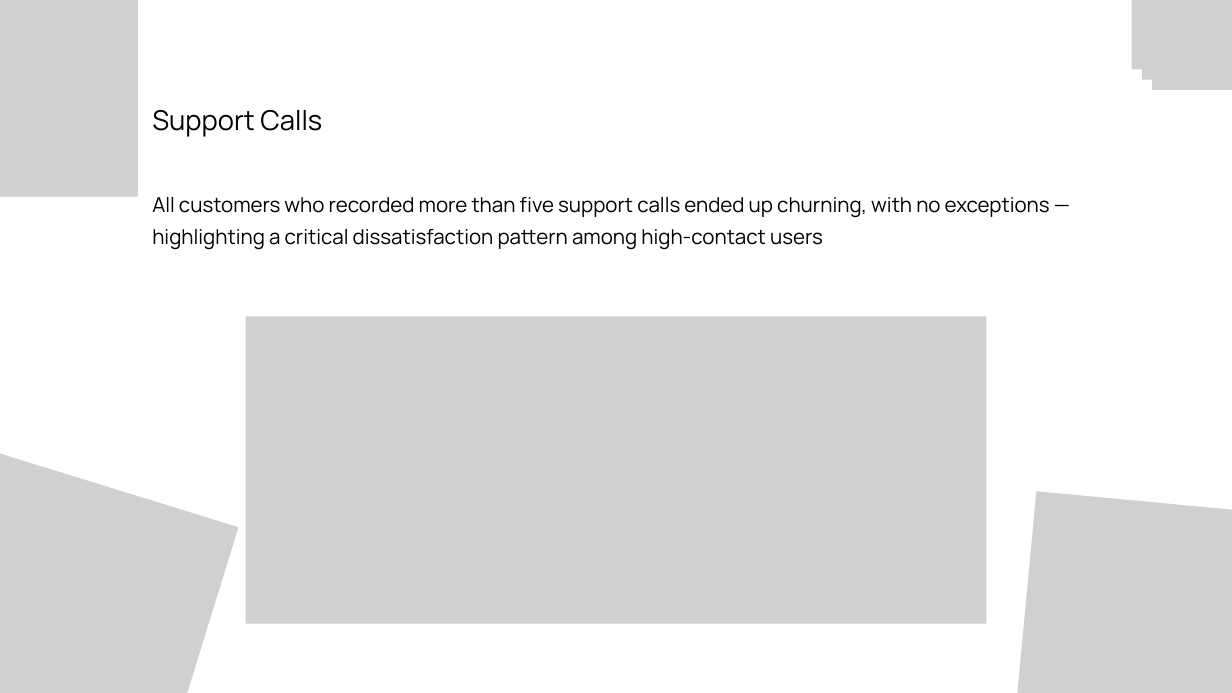
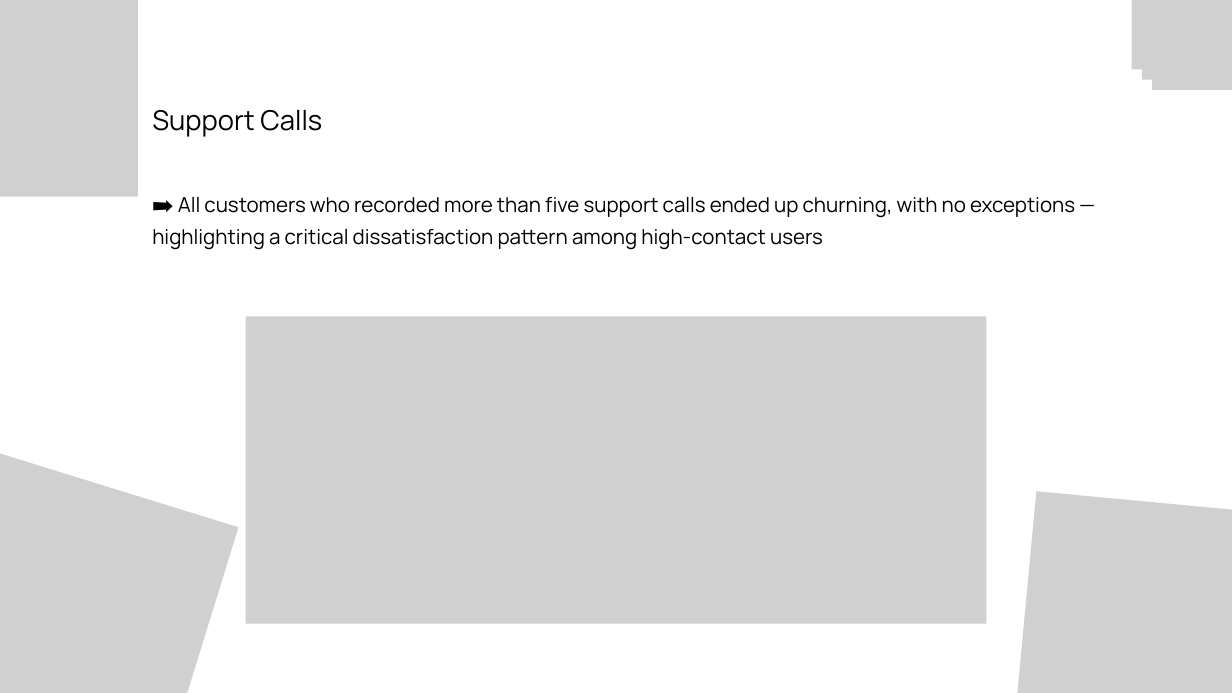
Before and after one commit to EngiEid/Customer_Churn_Dataset_Analysis, a slide deck: slide 11 of StayZen Customer Churn Presentation.pptx (slide 12 before the commit). Drawn at 1232x693 pixels with LibreOffice and Linux fonts; fonts in the diff are those of the drawing; grey boxes stand for pictures. Boxes give left, top, right and bottom in pixels: in the first picture for what was removed or moved away, otherwise in the second. Text is boxed around its words. In the diff, an @@ line names an element or a change of style, - is before the commit and + after.

```diff
--- a/StayZen Customer Churn Presentation.pptx
+++ b/StayZen Customer Churn Presentation.pptx
@@ text at (x1=152, y1=197, x2=1075, y2=250): text changed @@
-All customers who recorded more than five support calls ended up churning, with no exceptions — highlighting a critical dissatisfaction pattern among high-contact users
+➡ All customers who recorded more than five support calls ended up churning, with no exceptions — highlighting a critical dissatisfaction pattern among high-contact users
```
Also in this commit, not shown: 8 other slides changed, 7 slides added, 4 slides removed, 2 other files.
